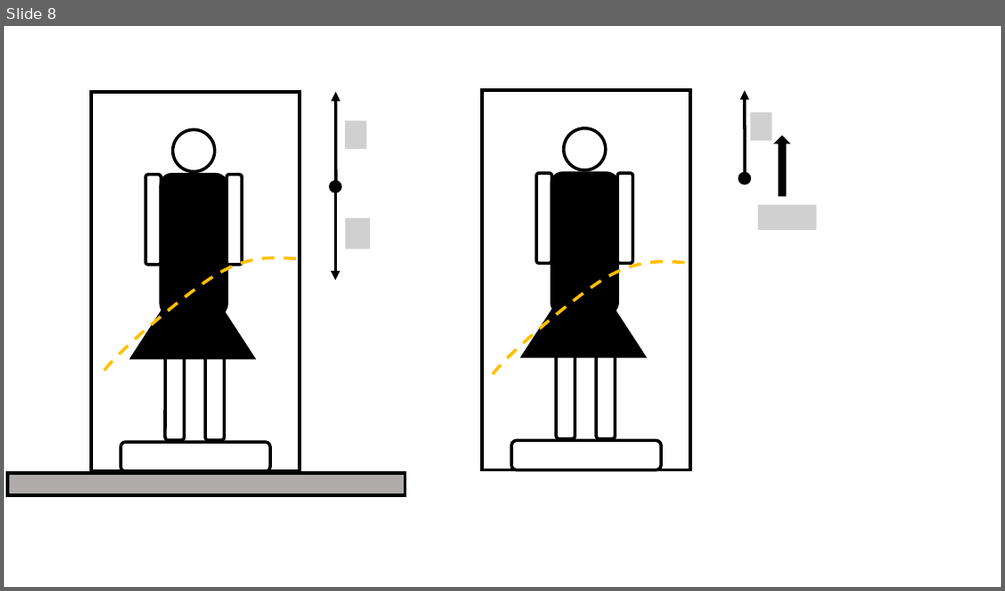
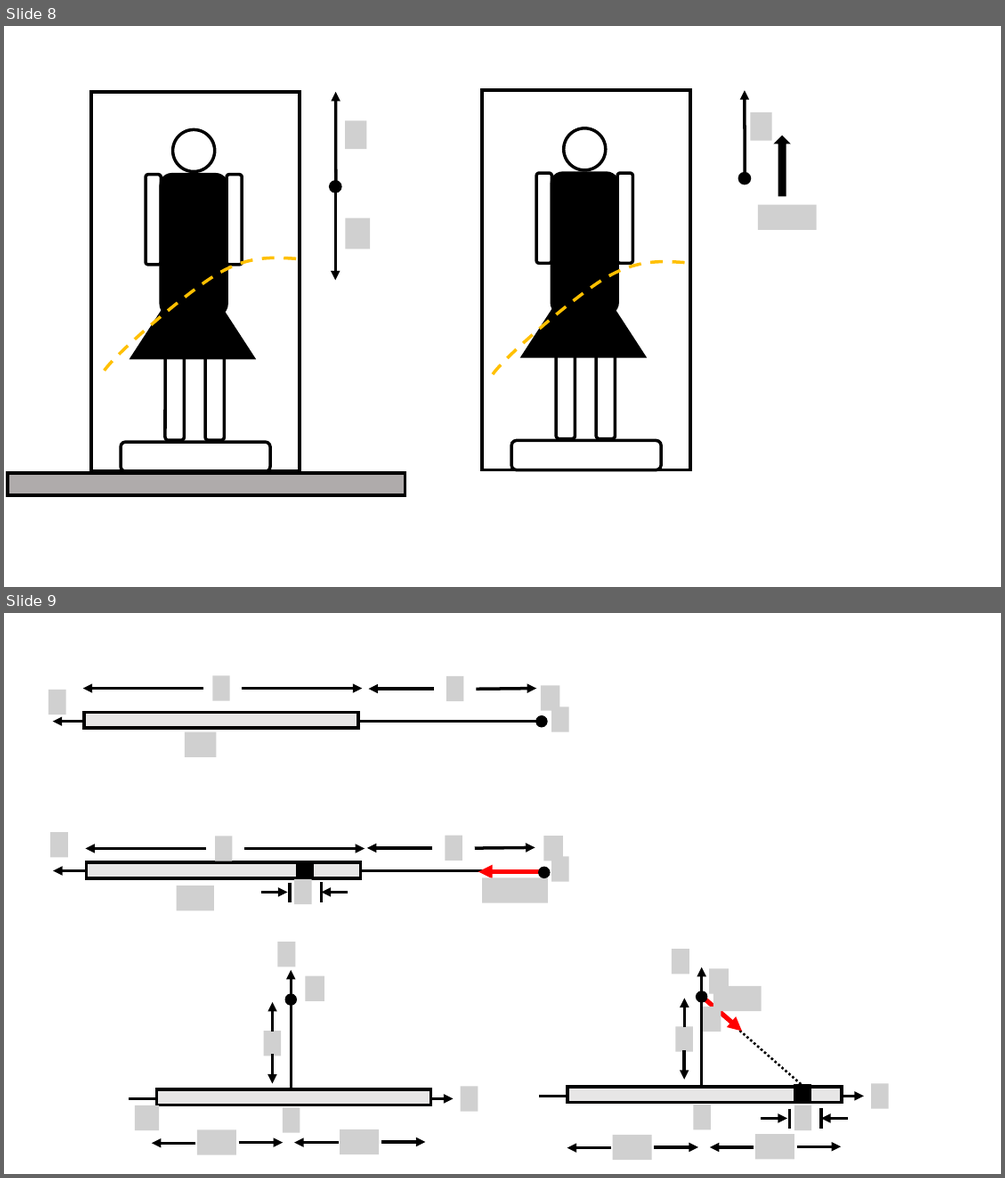
Before and after one commit to OSTP/PhysicsArtofModelling, a slide deck: tex/figures/Gravity/Figures.pptx. Shown one above the other, each under a label of ours: slide 8 before the commit, slides 8 and 9 after it. The pictures are 1005x591 and 1005x1178 pixels, drawn with LibreOffice and Linux fonts; fonts in the diff are those of the drawing; grey boxes stand for pictures. Boxes give left, top, right and bottom in pixels: in the first picture for what was removed or moved away, otherwise in the second. Text is boxed around its words. In the diff, an @@ line names an element or a change of style, - is before the commit and + after.

```diff
--- a/tex/figures/Gravity/Figures.pptx
+++ b/tex/figures/Gravity/Figures.pptx
@@ slide 9 added at [4,613,1001,1174], background #FFFFFF @@
@@ group added at [48,676,568,757]: 6 pictures, 5 arrows, 1 rectangle, 1 ellipse @@
@@ group added at [50,832,568,910]: 8 arrows, 8 pictures, 2 rectangles, 2 lines, 1 ellipse @@
@@ group added at [540,949,889,1159]: 11 arrows, 10 pictures, 3 lines, 2 rectangles, 1 ellipse @@
@@ group added at [129,942,477,1155]: 8 arrows, 8 pictures, 1 rectangle, 1 ellipse @@
```
Also in this commit, not shown: 1 slide changed, 1 other slide added, 2 slides removed.
